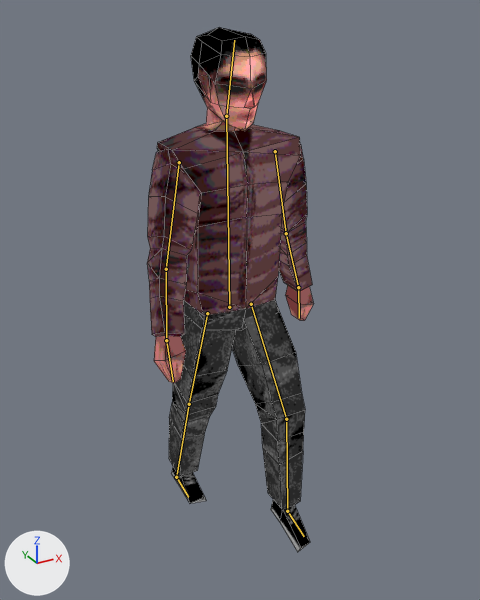
Renders of the Blender file meshes/entities/player_models/male_01_model/male_player_model.blend from each side of a commit.
The view is the same before and after, from a 50 mm camera at (-1.095, -2.094, 2.036) aimed at (0.018, -0.071, 1.025). The axes (+X, +Y, +Z) are drawn at lower left. The lights are the same throughout. Both versions are drawn at frame 20 of the action 'walk_backwards'; the numbers are the values there. The bones that bend it are drawn over the model as lines. Mesh edges are drawn as thin lines.
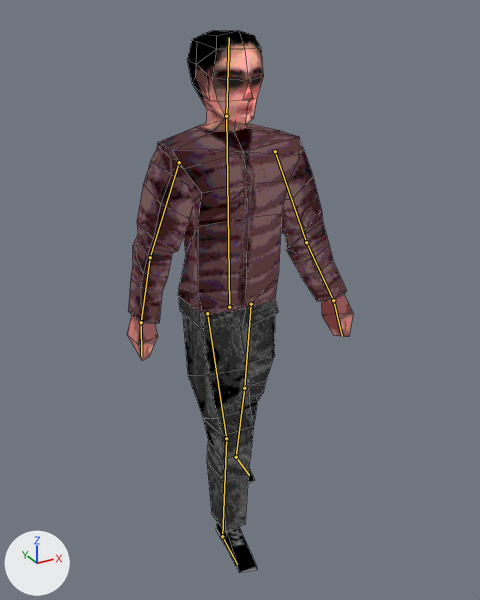
Pixel boxes [x1, y1, x2, y2] of what changed, in the pictures (480 x 600 px):
'Cube', posed (35% wider): before [147, 27, 314, 552]; after [127, 30, 353, 573]
bone 'head', root to tip: before (226, 116) to (234, 40); after (226, 116) to (229, 37)
bone 'upperarm.l', root to tip: before (275, 151) to (286, 233); after (275, 151) to (306, 242)
bone 'upperleg.l', root to tip: before (251, 304) to (286, 419); after (251, 304) to (244, 388)
bone 'lowerleg.l', root to tip: before (286, 419) to (287, 511); after (244, 388) to (236, 457)
bone 'foot.l', root to tip: before (287, 511) to (304, 536); after (236, 457) to (249, 475)
bone 'upperarm.r', root to tip: before (179, 162) to (166, 269); after (179, 162) to (150, 257)
bone 'upperleg.r', root to tip: before (207, 313) to (189, 404); after (207, 313) to (226, 438)
bone 'lowerleg.r', root to tip: before (189, 404) to (176, 477); after (226, 438) to (222, 536)
bone 'foot.r', root to tip: before (176, 477) to (188, 497); after (222, 536) to (237, 564)

What the commit changed:
Bone 'head' (bone_head) turns from (10, 0, 0) to (2, 0, 0) degrees about its own x, y and z.
Bone 'upperarm.l' (bone_upperarm_l) turns from (-10, 3, -10) to (13, -4, -10) degrees about its own x, y and z.
Bone 'upperleg.l' (bone_upperleg_l) turns from (30, -2, -1) to (-12, 1, 0) degrees about its own x, y and z.
Bone 'lowerleg.l' (bone_lowerleg_l) turns from (-28, 1, 0) to (0, 0, 0) degrees about its own x, y and z.
Bone 'foot.l' (bone_foot_l) turns from (-10, 0, 0) to (12, 0, 1) degrees about its own x, y and z.
Bone 'upperarm.r' (bone_upperarm_r) turns from (13, 4, 10) to (-10, -3, 10) degrees about its own x, y and z.
Bone 'upperleg.r' (bone_upperleg_r) turns from (-12, -1, 0) to (30, 2, 1) degrees about its own x, y and z.
Bone 'lowerleg.r' (bone_lowerleg_r) turns from (0, 0, 0) to (-28, -1, 0) degrees about its own x, y and z.
Bone 'foot.r' (bone_foot_r) turns from (12, 0, -1) to (-10, 0, 0) degrees about its own x, y and z.
